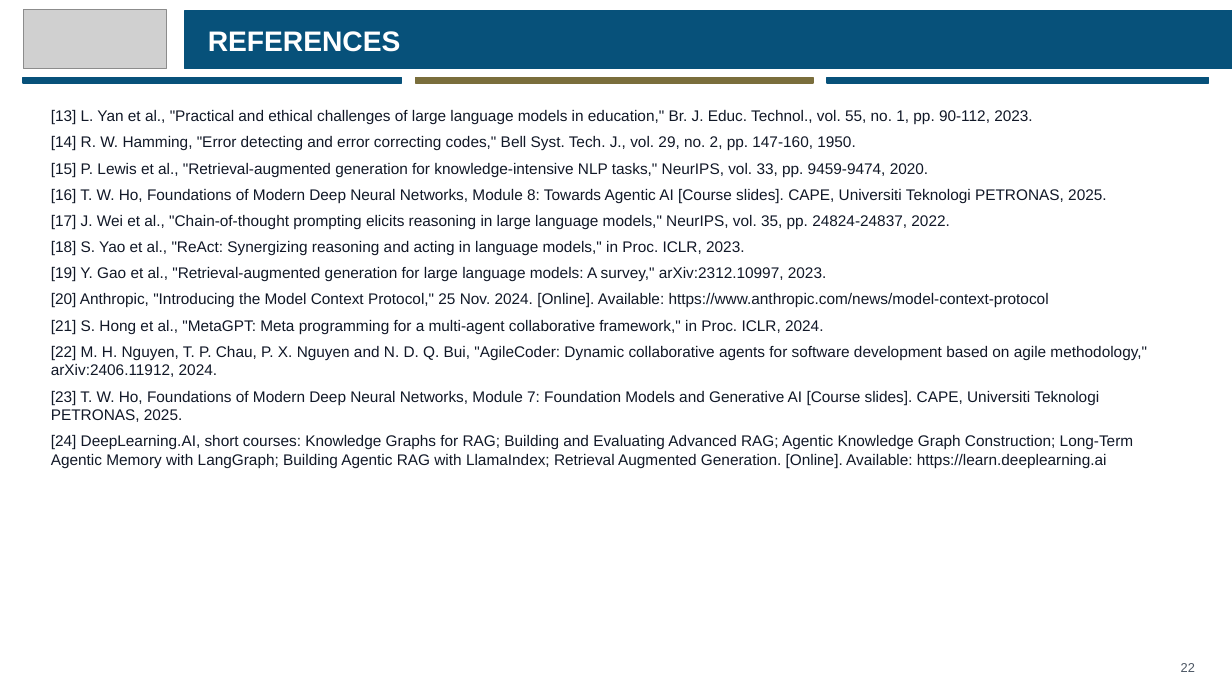
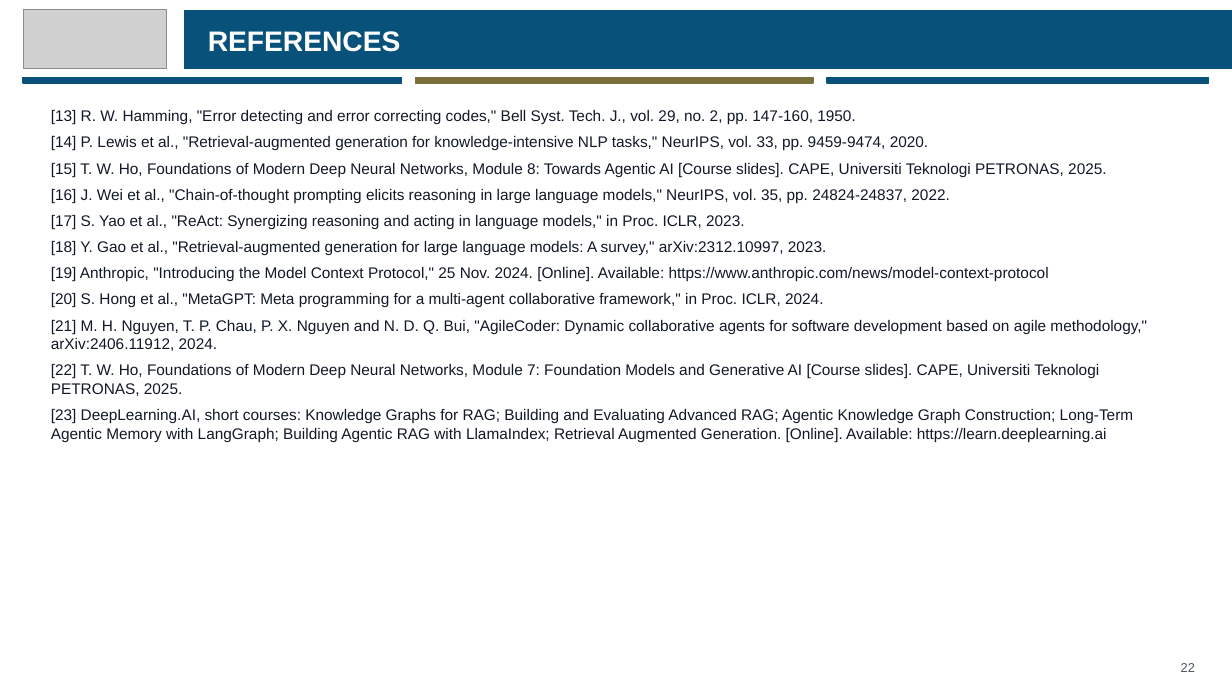
Before and after one commit to eusoffamir/Socratic-AI, a slide deck: slide 22 of docs/defence/Socratic AI Proposal Defence.pptx (slide 23 before the commit). Drawn at 1232x693 pixels with LibreOffice and Linux fonts; fonts in the diff are those of the drawing; grey boxes stand for pictures. Boxes give left, top, right and bottom in pixels: in the first picture for what was removed or moved away, otherwise in the second. Text is boxed around its words. In the diff, an @@ line names an element or a change of style, - is before the commit and + after.

```diff
--- a/docs/defence/Socratic AI Proposal Defence.pptx
+++ b/docs/defence/Socratic AI Proposal Defence.pptx
@@ text at [51, 110, 1147, 442]: text changed @@
-[13] L. Yan et al., "Practical and ethical challenges of large language models in education," Br. J. Educ. Technol., vol. 55, no. 1, pp. 90-112, 2023.
-[14] R. W. Hamming, "Error detecting and error correcting codes," Bell Syst. Tech. J., vol. 29, no. 2, pp. 147-160, 1950.
-[15] P. Lewis et al., "Retrieval-augmented generation for knowledge-intensive NLP tasks," NeurIPS, vol. 33, pp. 9459-9474, 2020.
-[16] T. W. Ho, Foundations of Modern Deep Neural Networks, Module 8: Towards Agentic AI [Course slides]. CAPE, Universiti Teknologi PETRONAS, 2025.
-[17] J. Wei et al., "Chain-of-thought prompting elicits reasoning in large language models," NeurIPS, vol. 35, pp. 24824-24837, 2022.
-[18] S. Yao et al., "ReAct: Synergizing reasoning and acting in language models," in Proc. ICLR, 2023.
-[19] Y. Gao et al., "Retrieval-augmented generation for large language models: A survey," arXiv:2312.10997, 2023.
-[20] Anthropic, "Introducing the Model Context Protocol," 25 Nov. 2024. [Online]. Available: https://www.anthropic.com/news/model-context-protocol
-[21] S. Hong et al., "MetaGPT: Meta programming for a multi-agent collaborative framework," in Proc. ICLR, 2024.
-[22] M. H. Nguyen, T. P. Chau, P. X. Nguyen and N. D. Q. Bui, "AgileCoder: Dynamic collaborative agents for software development based on agile methodology," arXiv:2406.11912, 2024.
-[23] T. W. Ho, Foundations of Modern Deep Neural Networks, Module 7: Foundation Models and Generative AI [Course slides]. CAPE, Universiti Teknologi PETRONAS, 2025.
-[24] DeepLearning.AI, short courses: Knowledge Graphs for RAG; Building and Evaluating Advanced RAG; Agentic Knowledge Graph Construction; Long-Term Agentic Memory with LangGraph; Building Agentic RAG with LlamaIndex; Retrieval Augmented Generation. [Online]. Available: https://learn.deeplearning.ai
+[13] R. W. Hamming, "Error detecting and error correcting codes," Bell Syst. Tech. J., vol. 29, no. 2, pp. 147-160, 1950.
+[14] P. Lewis et al., "Retrieval-augmented generation for knowledge-intensive NLP tasks," NeurIPS, vol. 33, pp. 9459-9474, 2020.
+[15] T. W. Ho, Foundations of Modern Deep Neural Networks, Module 8: Towards Agentic AI [Course slides]. CAPE, Universiti Teknologi PETRONAS, 2025.
+[16] J. Wei et al., "Chain-of-thought prompting elicits reasoning in large language models," NeurIPS, vol. 35, pp. 24824-24837, 2022.
+[17] S. Yao et al., "ReAct: Synergizing reasoning and acting in language models," in Proc. ICLR, 2023.
+[18] Y. Gao et al., "Retrieval-augmented generation for large language models: A survey," arXiv:2312.10997, 2023.
+[19] Anthropic, "Introducing the Model Context Protocol," 25 Nov. 2024. [Online]. Available: https://www.anthropic.com/news/model-context-protocol
+[20] S. Hong et al., "MetaGPT: Meta programming for a multi-agent collaborative framework," in Proc. ICLR, 2024.
+[21] M. H. Nguyen, T. P. Chau, P. X. Nguyen and N. D. Q. Bui, "AgileCoder: Dynamic collaborative agents for software development based on agile methodology," arXiv:2406.11912, 2024.
+[22] T. W. Ho, Foundations of Modern Deep Neural Networks, Module 7: Foundation Models and Generative AI [Course slides]. CAPE, Universiti Teknologi PETRONAS, 2025.
+[23] DeepLearning.AI, short courses: Knowledge Graphs for RAG; Building and Evaluating Advanced RAG; Agentic Knowledge Graph Construction; Long-Term Agentic Memory with LangGraph; Building Agentic RAG with LlamaIndex; Retrieval Augmented Generation. [Online]. Available: https://learn.deeplearning.ai
```
Also in this commit, not shown: 14 other slides changed, 1 slide removed, 8 other files.
